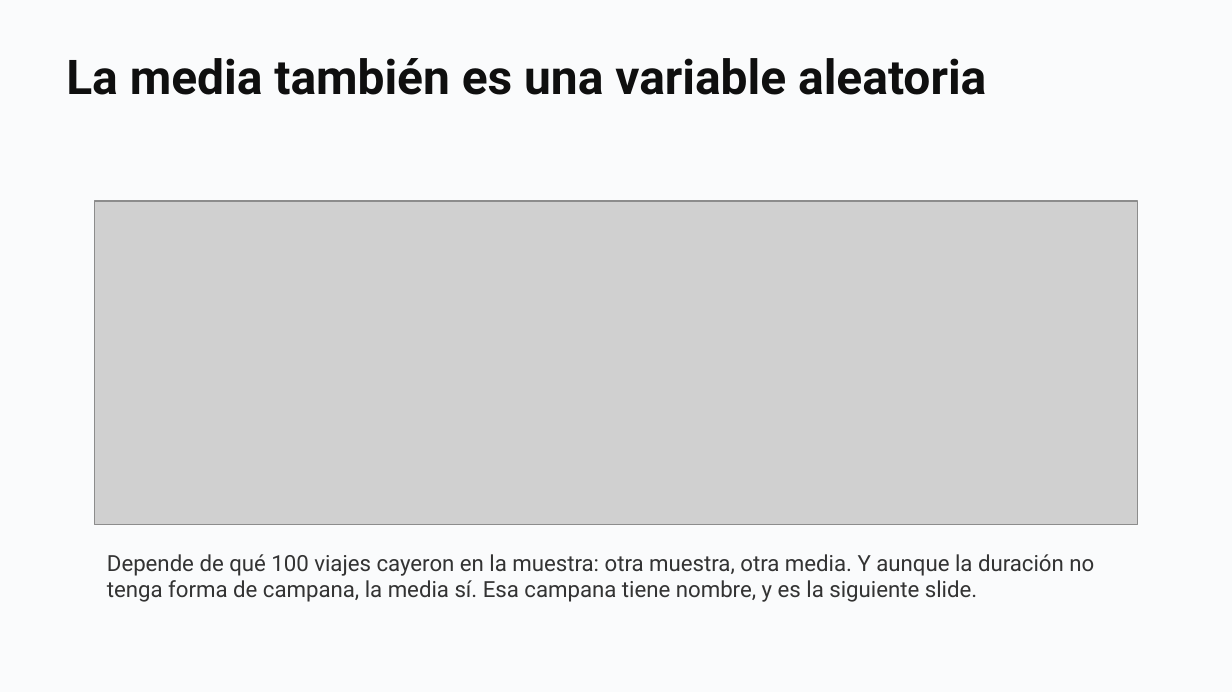
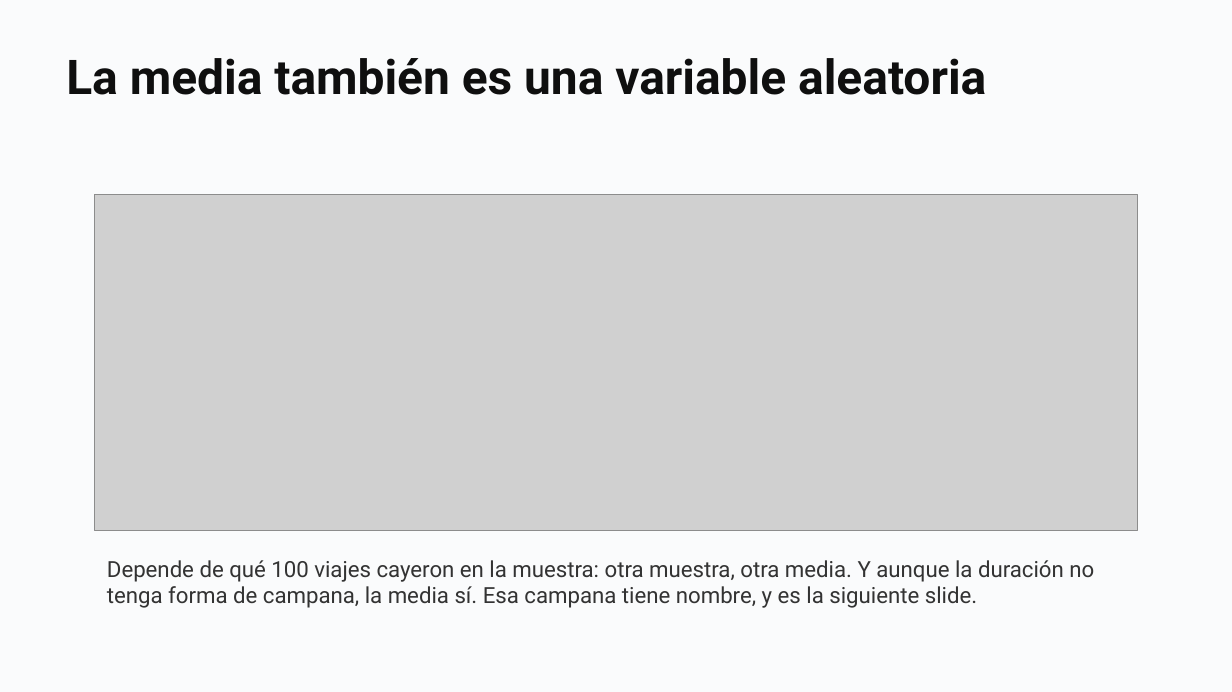
Before and after one commit to daniopitz/diplomado-cdd, a slide deck: slide 8 of presentaciones/clase05_probabilidad_inferencia.pptx. Drawn at 1232x692 pixels with LibreOffice and Linux fonts; fonts in the diff are those of the drawing; grey boxes stand for pictures. Boxes give left, top, right and bottom in pixels: in the first picture for what was removed or moved away, otherwise in the second. Text is boxed around its words. In the diff, an @@ line names an element or a change of style, - is before the commit and + after.

```diff
--- a/presentaciones/clase05_probabilidad_inferencia.pptx
+++ b/presentaciones/clase05_probabilidad_inferencia.pptx
@@ picture: place and size @@
-picture at bbox=[94, 201, 1137, 525]
+picture at bbox=[94, 195, 1137, 531]
@@ text "Depende de qué 100 viajes ...": place and size @@
-text "Depende de qué 100 viajes ..." at bbox=[107, 554, 1094, 602]
+text "Depende de qué 100 viajes ..." at bbox=[107, 560, 1094, 608]
```
Also in this commit, not shown: 12 other slides changed, 1 slide added, 3 other files.
